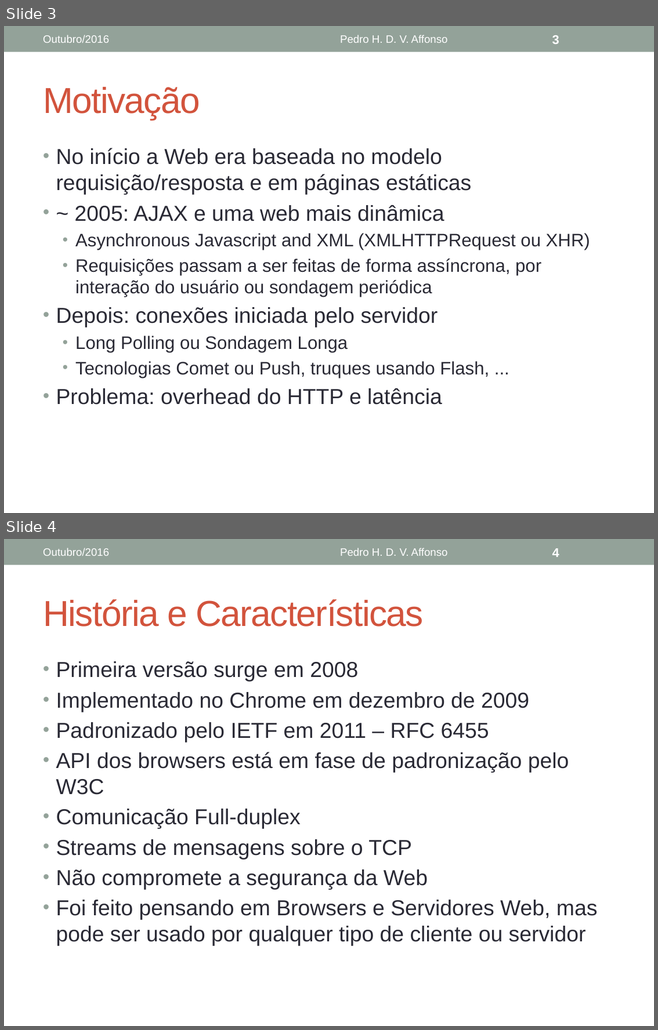
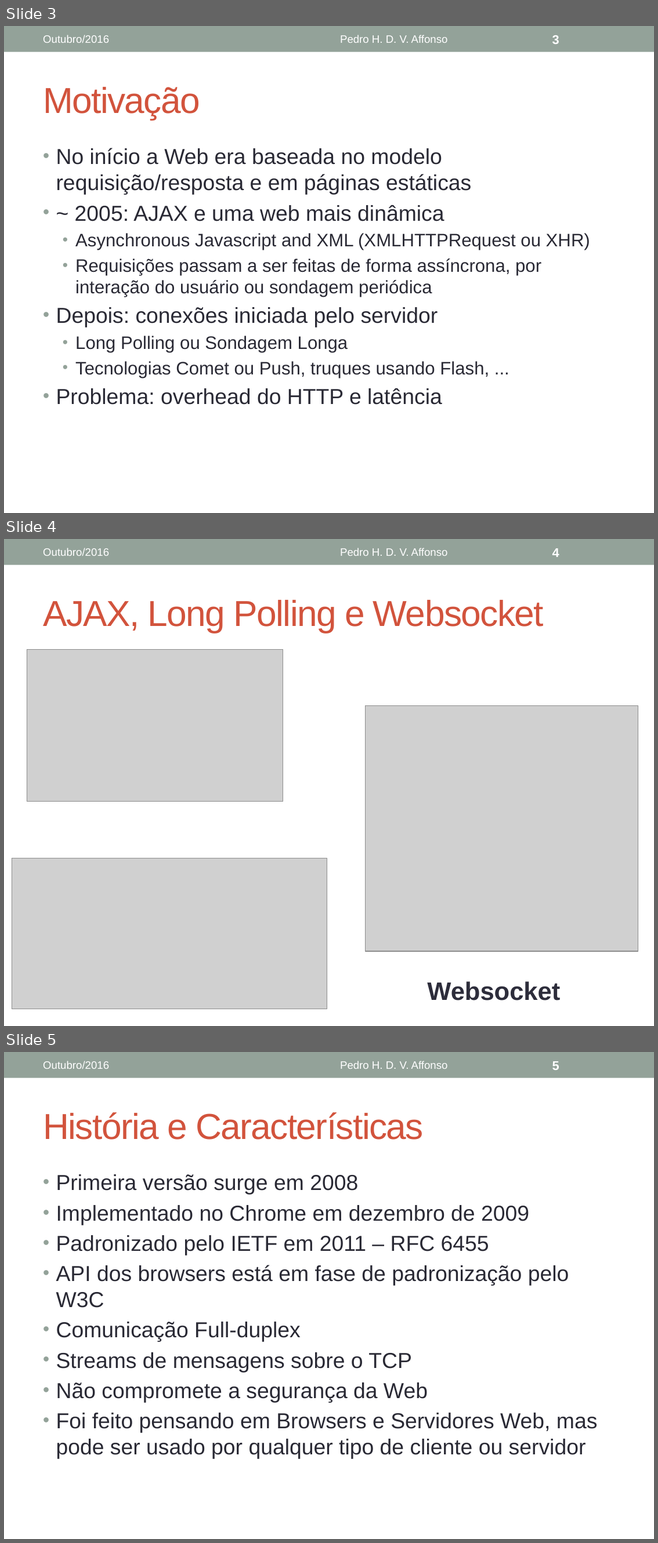
Before and after one commit to phaffonso/mo809-pedro, a slide deck: Websockets.pptx. Shown one above the other, each under a label of ours: slides 3 and 4 before the commit, slides 3, 4 and 5 after it. The pictures are 658x1030 and 658x1543 pixels, drawn with LibreOffice and Linux fonts; fonts in the diff are those of the drawing; grey boxes stand for pictures. Boxes give left, top, right and bottom in pixels: in the first picture for what was removed or moved away, otherwise in the second. Text is boxed around its words. In the diff, an @@ line names an element or a change of style, - is before the commit and + after.

```diff
--- a/Websockets.pptx
+++ b/Websockets.pptx
@@ slide 4 added at [4, 539, 654, 1026], background #FFFFFF; not listed: 1 template element that a slide beside it also shows @@
@@ text added at [43, 548, 109, 556], 12 pt, text #FFFFFF @@
+Outubro/2016
@@ text added at [340, 548, 448, 556], 12 pt, text #FFFFFF @@
+Pedro H. D. V. Affonso
@@ page number added at [552, 548, 559, 557], 14 pt, text #FFFFFF, bold @@
+4
@@ title added at [43, 600, 543, 633], 40 pt, text #D2533C @@
+AJAX, Long Polling e Websocket
@@ picture added at [27, 649, 282, 801] @@
@@ picture added at [365, 706, 638, 951] @@
@@ picture added at [12, 858, 326, 1009] @@
@@ text added at [427, 982, 560, 1001], 28 pt, text #2D2D3B, bold @@
+Websocket
@@ what was slide 4 is now slide 5 @@
@@ page number at [552, 1061, 559, 1070]: text changed @@
-4
+5
```
Also in this commit, not shown: 4 slides changed, 1 other file.
